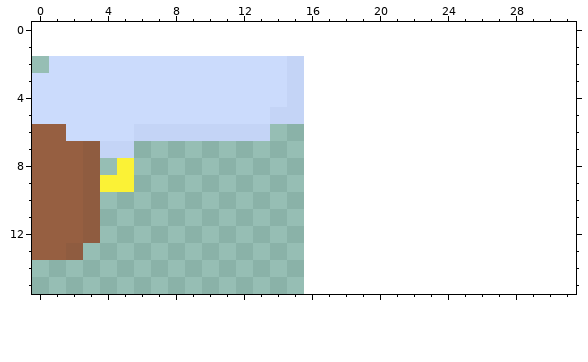
Two states of a pixel-art sprite, assets/weapon.png. Above: the version before the commit.
The file is 16x16 pixels. The old version is drawn lined up with the new one, on the new canvas.
Once edited:
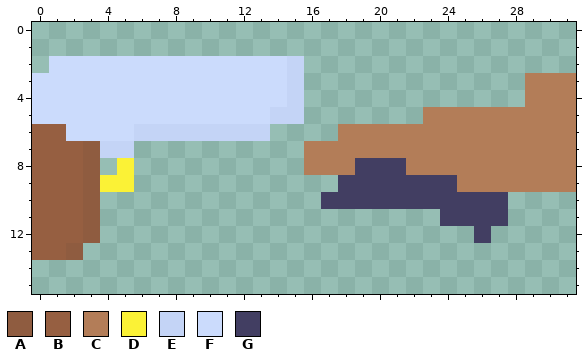
Palette (. is transparent): A #8f5c40  B #965f41  C #b37d58  D #fbf236  E #c4d4f6  F #cbdbfc  G #423e62
From old to new:
canvas 16x16 -> 32x16, the old top-left corner now at 0,2 (the part of the old canvas that was cut away was empty and is not shown)
Colour C now appears in rows 3 to 4 at x 29 to 31; in row 5 at x 23 to 31; in row 6 at x 18 to 31; in row 7 at x 16 to 31; in row 8 at x 16 to 18 and 22 to 31; in row 9 at x 25 to 31.
Colour G now appears in row 8 at x 19 to 21; in row 9 at x 18 to 24; in row 10 at x 17 to 27; in row 11 at x 24 to 27; in row 12 at x 26.
Changed places in both pictures, as pixel boxes (x1, y1, x2, y2):
added: (304, 73, 576, 243)
